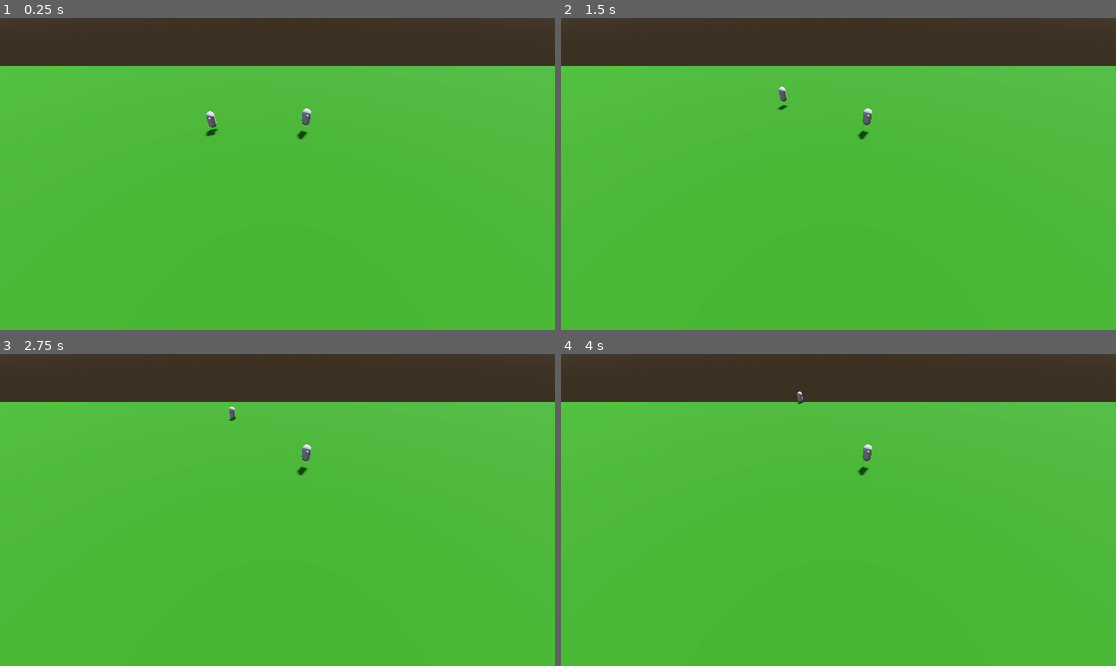
Above: before the commit, frames 1-4 (two rows, left to right).
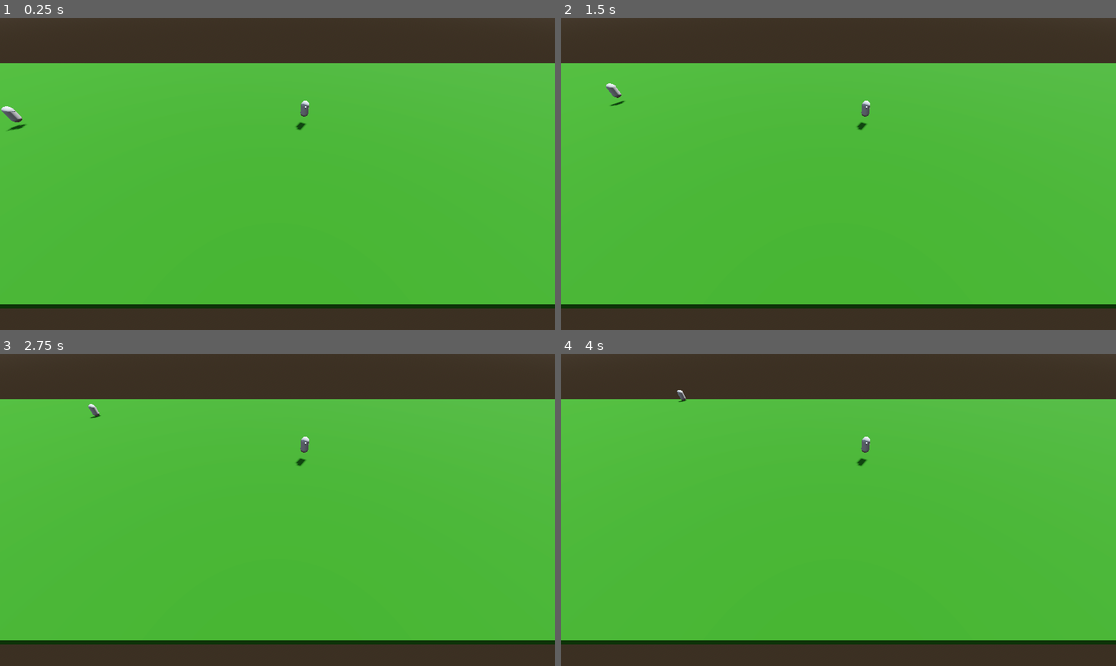
Above: after the commit, the same moments.

Repository: ALunarWaffle/GMTK-2024
Game: Godot game, scene res://Scenes/playmat.tscn
The game is run twice, just before and just after one commit, with the same random seed, the same clock (stepped at 60 frames per second) and the same inputs.
Inputs (mouse positions are in pixels of both pictures, inside the frame that each line leads up to):
- Up to frame 1 (0.25 s): no input
- Up to frame 2 (1.5 s): move the mouse to (866, 174) at 0.52 s; hold W (up) from 0.53 s (still down); tap Space (jump) at 0.77 s; move the mouse to (810, 174) at 1.27 s
- Up to frame 3 (2.75 s): keep holding W (up); tap Space (jump) at 1.52 s; move the mouse to (288, 503) at 2.02 s
- Up to frame 4 (4 s): keep holding W (up); tap Enter at 2.75 s; move the mouse to (832, 516) at 2.77 s; tap Space (jump) at 3.02, 3.77 s; move the mouse to (877, 513) at 3.52 s

The runs differ from the first frame. In frame 1, 9.6% of the frame differs, in the area x 0-100%, y 14-100%; in frame 2, 9.5%; in frame 3, 9.4%; in frame 4, 9.4%.

Commit message:
Added JSON file read/write

Diff:
--- a/Scenes/kitty.tscn
+++ b/Scenes/kitty.tscn
@@ -14,7 +14,7 @@
 shape = SubResource("CapsuleShape3D_2roum")
 
 [node name="KittyMesh" type="MeshInstance3D" parent="."]
-transform = Transform3D(1, 0, 0, 0, 1, 0, 0, 0, 1, 0, 1, 0)
+transform = Transform3D(-4.37114e-08, 0, 1, 0, 1, 0, -1, 0, -4.37114e-08, 0, 1, 0)
 mesh = SubResource("CapsuleMesh_xudmo")
 
 [node name="KittyMesh" type="MeshInstance3D" parent="KittyMesh"]
--- a/Scenes/playmat.tscn
+++ b/Scenes/playmat.tscn
@@ -29,10 +29,10 @@
 shadow_enabled = true
 
 [node name="Camera3D" type="Camera3D" parent="."]
-transform = Transform3D(1, 0, 0, 0, 0.707107, 0.707107, 0, -0.707107, 0.707107, -0.0323181, 14.6513, 23.6798)
+transform = Transform3D(1, 0, 0, 0, 0.707107, 0.707107, 0, -0.707107, 0.707107, -0.0323181, 14.6513, 25.6798)
 
 [node name="KittyBody3D" parent="." instance=ExtResource("1_op4f4")]
-transform = Transform3D(1, 0, 0, 0, 1, 0, 0, 0, 1, -7.95249, 1.70044, 1.83944)
+transform = Transform3D(1, 0, 0, 0, 1, 0, 0, 0, 1, -32.9738, 1.70044, 2.62714)
 
 [node name="CSGBox3D" type="CSGBox3D" parent="."]
 transform = Transform3D(126.713, 0, 0, 0, 1, 0, 0, 0, 45.1593, 0, 0, 0)
--- a/Scripts/ai_kitty.gd
+++ b/Scripts/ai_kitty.gd
@@ -9,27 +9,15 @@
 
 func load_file():
 	var file = FileAccess.open("user://kitty_data.json", FileAccess.READ)
-	var json = JSON.new()
-	var json_string = file.get_as_text()
-	var error = json.parse(json_string)
-	if error == OK:
-		var data_received = json.data
-		if typeof(data_received) == TYPE_ARRAY:
-			print(data_received) # Prints array
-		else:
-			print("Unexpected data")
-	else:
-		print("JSON Parse Error: ", json.get_error_message(), " in ", json_string, " at line ", json.get_error_line())
+	var content = file.get_as_text()
+	var output = JSON.parse_string(content)
 
-	print(json_string)
-
-	return json_string
+	return output
 
 func _physics_process(delta: float) -> void:
 	if Input.is_action_just_released("debug"):
 		load_data = load_file()
-		print(load_data)
-		#print(load_data.get(str(count+1)))
+		count = 0
 	get_recording()
 	pass
 
@@ -37,9 +25,7 @@
 	count += 1
 	#grabs count entry in dictionary
 	var test = load_data.get(str(count))
-	#print(test)
 	if(test != null):
 		#sets values based on dictionary entry
-		print(test[1])
 		global_position = str_to_var("Vector3"+test[0])
 		global_rotation = str_to_var("Vector3"+test[1])
--- a/Scripts/kittyMovement.gd
+++ b/Scripts/kittyMovement.gd
@@ -7,6 +7,7 @@
 @export var gravity = 20
 
 var count = 0
+var doRecord = true
 
 # data recorded in hash map, has being frame of action ("0")
 #"nothing" = animation, first Vector3 = position, second Vector3 = rotation
@@ -22,7 +23,10 @@
 		Input.mouse_mode = Input.MOUSE_MODE_CAPTURED
 
 func _physics_process(delta: float) -> void:
-	record_actions()
+	#record cat movements
+	if (doRecord == true):
+		record_actions()
+
 	# Add the gravity.
 	if not is_on_floor():
 		velocity.y -= gravity * delta
@@ -48,6 +52,7 @@
 		velocity.z = move_toward(velocity.z, 0, SPEED)
 
 	if Input.is_action_just_pressed("debug"):
+		doRecord = false
 		print("Saving movements...")
 		save_to_file(save_data)
 
@@ -57,7 +62,7 @@
 func record_actions():
 	count += 1
 	#writes to library
-	save_data[str(count)] = [global_position,global_rotation]
+	save_data[str(count)] = [global_position,mesh.global_rotation]
 
 func save_to_file(content):
 	#writes to user://, which will store in cache for html
Not shown, added: Builds/Web/1.0/index.apple-touch-icon.png.import
Not shown, added: Builds/Web/1.0/index.icon.png.import
Not shown, added: Builds/Web/1.0/index.png.import
Not shown, added: export_presets.cfg
Not shown, added: Builds/Web/1.0.zip
Not shown, added: Builds/Web/1.0/index.apple-touch-icon.png
Not shown, added: Builds/Web/1.0/index.audio.worklet.js
Not shown, added: Builds/Web/1.0/index.html
Not shown, added: Builds/Web/1.0/index.icon.png
Not shown, added: Builds/Web/1.0/index.js
Not shown, added: Builds/Web/1.0/index.pck
Not shown, added: Builds/Web/1.0/index.png
(and 1 more such lines)
